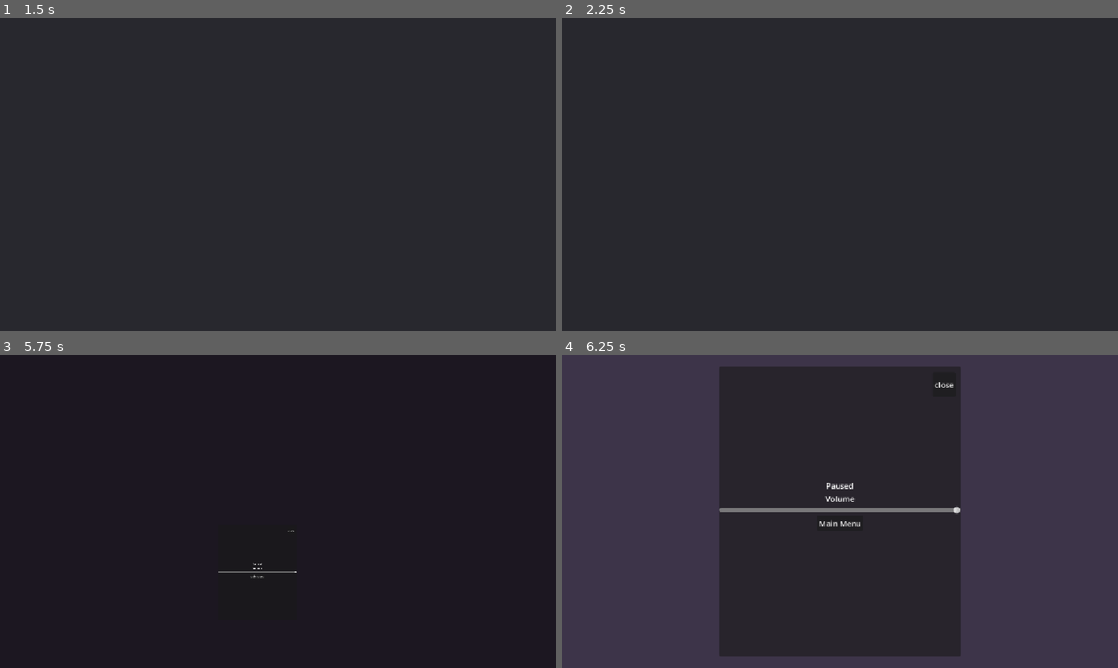
Above: before the commit, frames 1-4 (two rows, left to right).
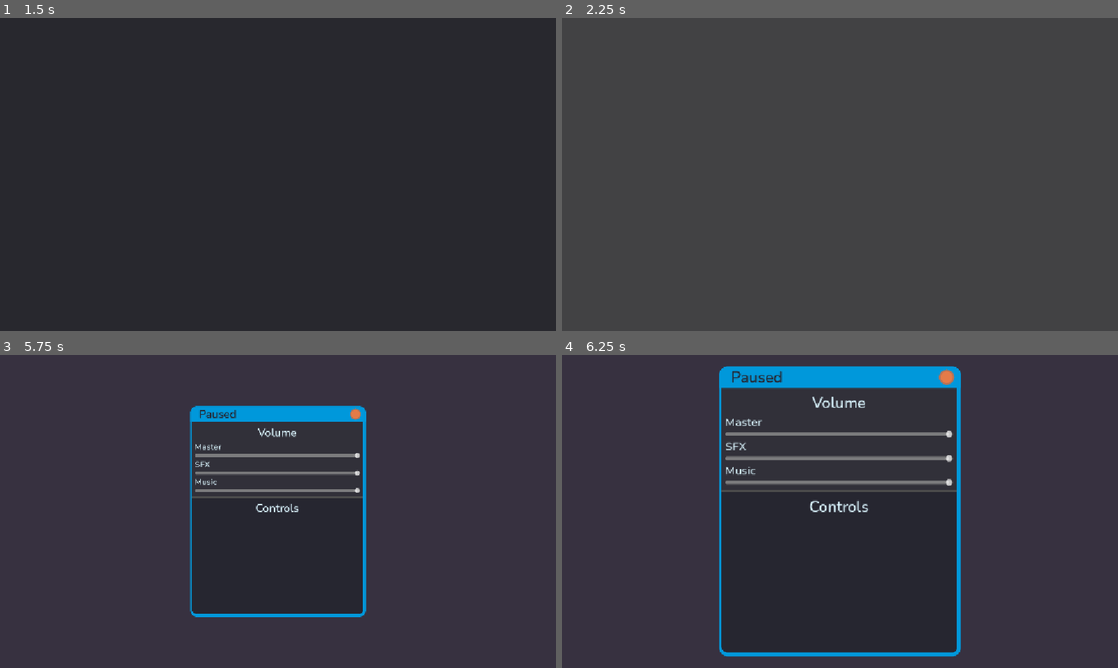
Above: after the commit, the same moments.

Repository: NotDurris/Godot-Game-Base
Game: Godot game, scene res://Levels/ScenesLogic/scene_switcher.tscn
The game is run twice, just before and just after one commit, with the same random seed, the same clock (stepped at 60 frames per second) and the same inputs.
Inputs (mouse positions are in pixels of both pictures, inside the frame that each line leads up to):
- Up to frame 1 (1.5 s): click "Start" at 0.5 s; click "Start" at 1.25 s
- Up to frame 2 (2.25 s): tap Enter at 2 s; move the mouse to (962, 158) at 2.02 s
- Up to frame 3 (5.75 s): tap Space at 2.75, 4.25 s; move the mouse to (166, 527) at 2.77 s; tap Enter at 3.5, 5 s; move the mouse to (333, 442) at 3.52 s; move the mouse to (250, 574) at 4.27 s; move the mouse to (444, 558) at 5.02 s; tap Escape (Pause) at 5.65 s
- Up to frame 4 (6.25 s): click (817, 577) at 5.75 s, where only the run before the commit has a clickable "Main Menu"

Frame 1 is identical in both runs. In frame 2, 100% of the frame differs, in the area x 0-100%, y 0-100%; in frame 3, 89%; in frame 4, 8.1%.
Error before the commit: Invalid assignment of property or key 'level' with value of type 'Node2D (Level)' on a base object of type 'null instance'. (res://Levels/ScenesLogic/scene_swi…

Commit message:
Adding Pause Menu Style
Creating a default style for the template
- adding a font
- populating the themes
- Creating Styleboxes

Diff:
--- /dev/null
+++ b/Assets/Themes/Buttons/close/button.tres
@@ -0,0 +1,13 @@
+[gd_resource type="StyleBoxFlat" format=3 uid="uid://bnm1kcs34crjn"]
+
+[resource]
+bg_color = Color(0.8929116, 0.4811769, 0.28394315, 1)
+border_width_left = 4
+border_width_top = 4
+border_width_right = 4
+border_width_bottom = 4
+border_color = Color(0.71, 0.45156002, 0.34080002, 1)
+corner_radius_top_left = 16
+corner_radius_top_right = 16
+corner_radius_bottom_right = 16
+corner_radius_bottom_left = 16
--- /dev/null
+++ b/Assets/Themes/Panels/entry_background.tres
@@ -0,0 +1,6 @@
+[gd_resource type="StyleBoxFlat" format=3 uid="uid://clkut08udphl"]
+
+[resource]
+bg_color = Color(0.35531357, 0.35531357, 0.35531345, 0.20392157)
+border_width_bottom = 4
+border_color = Color(0.29954743, 0.2995475, 0.29954726, 1)
--- /dev/null
+++ b/Assets/Themes/Panels/pause_panel.tres
@@ -0,0 +1,13 @@
+[gd_resource type="StyleBoxFlat" format=3 uid="uid://qcp3kjexcetq"]
+
+[resource]
+bg_color = Color(0.14959332, 0.14819999, 0.19, 1)
+border_width_left = 4
+border_width_top = 4
+border_width_right = 8
+border_width_bottom = 8
+border_color = Color(0, 0.59607846, 0.85882354, 1)
+corner_radius_top_left = 16
+corner_radius_top_right = 16
+corner_radius_bottom_right = 16
+corner_radius_bottom_left = 16
--- /dev/null
+++ b/Assets/Themes/Panels/title_bar_background.tres
@@ -0,0 +1,6 @@
+[gd_resource type="StyleBoxFlat" format=3 uid="uid://dqn7kpkgl3va5"]
+
+[resource]
+bg_color = Color(0, 0.59607846, 0.85882354, 1)
+corner_radius_top_left = 16
+corner_radius_top_right = 16
--- a/Assets/Themes/_UI/pausemenu.tres
+++ b/Assets/Themes/_UI/pausemenu.tres
@@ -1,3 +1,20 @@
 [gd_resource type="Theme" format=3 uid="uid://jf1feh0ph03d"]
 
+[ext_resource type="FontFile" uid="uid://wvdspsgmxewv" path="res://Assets/Fonts/Nunito-SemiBold.ttf" id="1_rqq18"]
+[ext_resource type="StyleBox" uid="uid://qcp3kjexcetq" path="res://Assets/Themes/Panels/pause_panel.tres" id="2_4k5no"]
+
+[sub_resource type="StyleBoxLine" id="StyleBoxLine_jyd14"]
+color = Color(0.323, 0.361, 0.38, 0.6862745)
+grow_begin = -4.0
+grow_end = -8.0
+thickness = 3
+
 [resource]
+Button/fonts/font = ExtResource("1_rqq18")
+HSeparator/constants/separation = 2
+HSeparator/styles/separator = SubResource("StyleBoxLine_jyd14")
+Label/colors/font_color = Color(0.8326371, 0.93274665, 0.9702223, 1)
+Label/font_sizes/font_size = 32
+Label/fonts/font = ExtResource("1_rqq18")
+Panel/styles/panel = ExtResource("2_4k5no")
+VBoxContainer/constants/separation = 0
--- a/Components/PauseMenu/PauseMenu.gd
+++ b/Components/PauseMenu/PauseMenu.gd
@@ -1,13 +1,17 @@
 class_name Pause_Menu
-extends Control
+extends CanvasLayer
 
-@export var pause_menu : Control
-@export var background : ColorRect
+@onready var pause_menu = $Contents
+@onready var background = $Background
 
 var paused = false
 
+var background_colour : Color
+
 func _ready() -> void:
 	hide()
+	pause_menu.pivot_offset = pause_menu.size * 0.5
+	background_colour = background.color
 
 func _process(_delta: float) -> void:
 	if Input.is_action_just_pressed("Pause"):
@@ -17,28 +21,26 @@
 			pause()
 
 func unpause():
-	AudioManager.play_sound("Bells")
+	AudioManager.play_sound("MenuClose")
 	get_tree().paused = false
-	print("unpause")
 	var tweener = create_tween()
 	tweener.set_trans(Tween.TRANS_CUBIC)
 	tweener.set_ease(Tween.EASE_IN)
 	tweener.set_parallel()
 	tweener.tween_property(pause_menu, "scale", Vector2.ZERO, 0.4)
-	tweener.tween_property(background, "color", Color("4e3e5e00"), 0.4)
+	tweener.tween_property(background, "color", Color("4e3e5e00"), 0.4).set_trans(Tween.TRANS_EXPO)
 	tweener.chain().tween_callback(hide)
 	paused = false
 
 func pause() -> void:
-	AudioManager.play_sound("Bells")
+	AudioManager.play_sound("MenuOpen")
 	get_tree().paused = true
 	show()
-	print("paused")
 	pause_menu.scale = Vector2.ZERO
 	var tweener = create_tween()
-	tweener.set_trans(Tween.TRANS_BOUNCE)
+	tweener.set_trans(Tween.TRANS_BACK)
 	tweener.set_ease(Tween.EASE_OUT)
 	tweener.set_parallel()
 	tweener.tween_property(pause_menu, "scale", Vector2.ONE, 0.4)
-	tweener.tween_property(background, "color", Color("4e3e5e8f"), 0.4)
+	tweener.tween_property(background, "color", background_colour, 0.4).set_trans(Tween.TRANS_EXPO)
 	paused = true
--- a/Components/PauseMenu/pause.tscn
+++ b/Components/PauseMenu/pause.tscn
@@ -2,67 +2,77 @@
 
 [ext_resource type="Theme" uid="uid://jf1feh0ph03d" path="res://Assets/Themes/_UI/pausemenu.tres" id="1_k75rr"]
 [ext_resource type="Script" uid="uid://ek8fecbfsp5q" path="res://Components/PauseMenu/PauseMenu.gd" id="2_s0op3"]
+[ext_resource type="StyleBox" uid="uid://dqn7kpkgl3va5" path="res://Assets/Themes/Panels/title_bar_background.tres" id="3_bsnf7"]
+[ext_resource type="StyleBox" uid="uid://clkut08udphl" path="res://Assets/Themes/Panels/entry_background.tres" id="4_xdqja"]
 [ext_resource type="Script" uid="uid://dwho0ustv05kx" path="res://Components/PauseMenu/VolumeControl.gd" id="6_18ydo"]
-[ext_resource type="Script" uid="uid://ckrvxjhw0mqio" path="res://Components/Buttons/MainMenuButton.gd" id="7_3o2jm"]
+[ext_resource type="StyleBox" uid="uid://bnm1kcs34crjn" path="res://Assets/Themes/Buttons/close/button.tres" id="6_xdqja"]
 [ext_resource type="PackedScene" uid="uid://ceb1ctsskiko1" path="res://Components/Buttons/button_effects_handler.tscn" id="8_t0lob"]
+
+[sub_resource type="StyleBoxFlat" id="StyleBoxFlat_no1bt"]
+bg_color = Color(0.26, 0.26, 0.26, 0)
 
 [node name="Pause" type="CanvasLayer" unique_id=196515667]
 layer = 10
+script = ExtResource("2_s0op3")
 
-[node name="PauseMenu" type="Control" parent="." unique_id=1922509430 node_paths=PackedStringArray("pause_menu", "background") groups=["PauseMenu"]]
-process_mode = 3
-z_index = 100
-layout_mode = 3
+[node name="Background" type="ColorRect" parent="." unique_id=1348137635]
 anchors_preset = 15
 anchor_right = 1.0
 anchor_bottom = 1.0
 grow_horizontal = 2
 grow_vertical = 2
+mouse_filter = 1
+color = Color(0.1254902, 0.08235294, 0.2, 0.49019608)
+
+[node name="Contents" type="CenterContainer" parent="." unique_id=1818186188]
+anchors_preset = 15
+anchor_right = 1.0
+anchor_bottom = 1.0
+grow_horizontal = 2
+grow_vertical = 2
+pivot_offset = Vector2(512, 512)
 theme = ExtResource("1_k75rr")
-script = ExtResource("2_s0op3")
-pause_menu = NodePath("CenterContainer")
-background = NodePath("Background")
 
-[node name="Background" type="ColorRect" parent="PauseMenu" unique_id=1348137635]
+[node name="PauseTile" type="Panel" parent="Contents" unique_id=565121132]
+custom_minimum_size = Vector2(500, 600)
+layout_mode = 2
+mouse_filter = 1
+
+[node name="VerticalContainer" type="VBoxContainer" parent="Contents/PauseTile" unique_id=513023568]
 layout_mode = 1
 anchors_preset = 15
 anchor_right = 1.0
 anchor_bottom = 1.0
 grow_horizontal = 2
 grow_vertical = 2
-mouse_filter = 1
-color = Color(0, 0, 0, 1)
 
-[node name="CenterContainer" type="CenterContainer" parent="PauseMenu" unique_id=1818186188]
-layout_mode = 1
-anchors_preset = 15
-anchor_right = 1.0
-anchor_bottom = 1.0
-grow_horizontal = 2
-grow_vertical = 2
-pivot_offset = Vector2(512, 512)
-
-[node name="PauseTile" type="Panel" parent="PauseMenu/CenterContainer" unique_id=565121132]
-custom_minimum_size = Vector2(500, 600)
+[node name="MenuTitleBar" type="Label" parent="Contents/PauseTile/VerticalContainer" unique_id=767643592]
 layout_mode = 2
-mouse_filter = 1
-
-[node name="VBoxContainer2" type="VBoxContainer" parent="PauseMenu/CenterContainer/PauseTile" unique_id=513023568]
-layout_mode = 1
-anchors_preset = 15
-anchor_right = 1.0
-anchor_bottom = 1.0
-grow_horizontal = 2
-grow_vertical = 2
-alignment = 1
-
-[node name="Title" type="Label" parent="PauseMenu/CenterContainer/PauseTile/VBoxContainer2" unique_id=767643592]
-layout_mode = 2
-text = "Paused"
-horizontal_alignment = 1
+theme_override_colors/font_color = Color(0.14901961, 0.14901961, 0.1882353, 1)
+theme_override_styles/normal = ExtResource("3_bsnf7")
+text = "   Paused"
 vertical_alignment = 1
 
-[node name="VolumeLabel" type="Label" parent="PauseMenu/CenterContainer/PauseTile/VBoxContainer2" unique_id=1211625264]
+[node name="VolumeEntry" type="MarginContainer" parent="Contents/PauseTile/VerticalContainer" unique_id=2116981649]
+layout_mode = 2
+theme_override_constants/margin_left = 4
+theme_override_constants/margin_right = 8
+
+[node name="PanelContainer" type="PanelContainer" parent="Contents/PauseTile/VerticalContainer/VolumeEntry" unique_id=540167108]
+layout_mode = 2
+theme_override_styles/panel = ExtResource("4_xdqja")
+
+[node name="MarginContainer" type="MarginContainer" parent="Contents/PauseTile/VerticalContainer/VolumeEntry/PanelContainer" unique_id=1533502907]
+layout_mode = 2
+theme_override_constants/margin_left = 8
+theme_override_constants/margin_top = 8
+theme_override_constants/margin_right = 8
+theme_override_constants/margin_bottom = 8
+
+[node name="VBoxContainer" type="VBoxContainer" parent="Contents/PauseTile/VerticalContainer/VolumeEntry/PanelContainer/MarginContainer" unique_id=335755929]
+layout_mode = 2
+
+[node name="VolumeTitle" type="Label" parent="Contents/PauseTile/VerticalContainer/VolumeEntry/PanelContainer/MarginContainer/VBoxContainer" unique_id=1211625264]
 custom_minimum_size = Vector2(400, 0)
 layout_mode = 2
 text = "Volume"
@@ -70,7 +80,15 @@
 vertical_alignment = 1
 autowrap_mode = 3
 
-[node name="HSlider" type="HSlider" parent="PauseMenu/CenterContainer/PauseTile/VBoxContainer2" unique_id=1485538004]
+[node name="MasterVolumeLabel" type="Label" parent="Contents/PauseTile/VerticalContainer/VolumeEntry/PanelContainer/MarginContainer/VBoxContainer" unique_id=1345287624]
+custom_minimum_size = Vector2(400, 0)
+layout_mode = 2
+theme_override_font_sizes/font_size = 24
+text = "Master"
+vertical_alignment = 1
+autowrap_mode = 3
+
+[node name="MasterVolumeSlider" type="HSlider" parent="Contents/PauseTile/VerticalContainer/VolumeEntry/PanelContainer/MarginContainer/VBoxContainer" unique_id=1485538004]
 custom_minimum_size = Vector2(300, 0)
 layout_mode = 2
 max_value = 1.0
@@ -78,33 +96,78 @@
 script = ExtResource("6_18ydo")
 bus_name = "Master"
 
-[node name="HBoxContainer6" type="HBoxContainer" parent="PauseMenu/CenterContainer/PauseTile/VBoxContainer2" unique_id=1830974946]
+[node name="SFXVolumeLabel" type="Label" parent="Contents/PauseTile/VerticalContainer/VolumeEntry/PanelContainer/MarginContainer/VBoxContainer" unique_id=1733145450]
+custom_minimum_size = Vector2(400, 0)
 layout_mode = 2
-alignment = 1
+theme_override_font_sizes/font_size = 24
+text = "SFX"
+vertical_alignment = 1
+autowrap_mode = 3
 
-[node name="Button" type="Button" parent="PauseMenu/CenterContainer/PauseTile/VBoxContainer2/HBoxContainer6" unique_id=553421]
+[node name="SFXVolumeSlider" type="HSlider" parent="Contents/PauseTile/VerticalContainer/VolumeEntry/PanelContainer/MarginContainer/VBoxContainer" unique_id=1447480815]
+custom_minimum_size = Vector2(300, 0)
 layout_mode = 2
-text = "Main Menu"
-script = ExtResource("7_3o2jm")
-target_level = "MainMenu"
+max_value = 1.0
+step = 0.001
+script = ExtResource("6_18ydo")
+bus_name = "SFX"
 
-[node name="ButtonEffectsHandler" parent="PauseMenu/CenterContainer/PauseTile/VBoxContainer2/HBoxContainer6/Button" unique_id=492758681 instance=ExtResource("8_t0lob")]
+[node name="MusicVolumeLabel" type="Label" parent="Contents/PauseTile/VerticalContainer/VolumeEntry/PanelContainer/MarginContainer/VBoxContainer" unique_id=1709238188]
+custom_minimum_size = Vector2(400, 0)
+layout_mode = 2
+theme_override_font_sizes/font_size = 24
+text = "Music"
+vertical_alignment = 1
+autowrap_mode = 3
 
-[node name="Control" type="Control" parent="PauseMenu/CenterContainer/PauseTile/VBoxContainer2" unique_id=1574671800]
-custom_minimum_size = Vector2(0, 20)
+[node name="MusicVolumeSlider" type="HSlider" parent="Contents/PauseTile/VerticalContainer/VolumeEntry/PanelContainer/MarginContainer/VBoxContainer" unique_id=873713756]
+custom_minimum_size = Vector2(300, 0)
+layout_mode = 2
+max_value = 1.0
+step = 0.001
+script = ExtResource("6_18ydo")
+bus_name = "Music"
+
+[node name="Controls" type="MarginContainer" parent="Contents/PauseTile/VerticalContainer" unique_id=1702823037]
+layout_mode = 2
+theme_override_constants/margin_left = 4
+theme_override_constants/margin_right = 8
+
+[node name="PanelContainer" type="PanelContainer" parent="Contents/PauseTile/VerticalContainer/Controls" unique_id=173442264]
+layout_mode = 2
+theme_override_styles/panel = SubResource("StyleBoxFlat_no1bt")
+
+[node name="MarginContainer" type="MarginContainer" parent="Contents/PauseTile/VerticalContainer/Controls/PanelContainer" unique_id=140582057]
+layout_mode = 2
+theme_override_constants/margin_left = 8
+theme_override_constants/margin_top = 8
+theme_override_constants/margin_right = 8
+theme_override_constants/margin_bottom = 8
+
+[node name="VBoxContainer" type="VBoxContainer" parent="Contents/PauseTile/VerticalContainer/Controls/PanelContainer/MarginContainer" unique_id=1969448971]
 layout_mode = 2
 
-[node name="Exit" type="Button" parent="PauseMenu/CenterContainer/PauseTile" unique_id=1736560936]
+[node name="Controls" type="Label" parent="Contents/PauseTile/VerticalContainer/Controls/PanelContainer/MarginContainer/VBoxContainer" unique_id=1662186914]
+custom_minimum_size = Vector2(400, 0)
+layout_mode = 2
+text = "Controls"
+horizontal_alignment = 1
+vertical_alignment = 1
+autowrap_mode = 3
+
+[node name="CloseButton" type="Button" parent="Contents/PauseTile" unique_id=1736560936]
 layout_mode = 0
-offset_left = 442.0
-offset_top = 12.0
-offset_right = 489.0
-offset_bottom = 63.0
+offset_left = 455.0
+offset_top = 6.0
+offset_right = 487.0
+offset_bottom = 38.0
 pivot_offset = Vector2(23.5, 25.5)
-text = "close"
+theme_override_styles/normal = ExtResource("6_xdqja")
+theme_override_styles/pressed = ExtResource("6_xdqja")
+theme_override_styles/hover = ExtResource("6_xdqja")
+theme_override_styles/disabled = ExtResource("6_xdqja")
+theme_override_styles/focus = ExtResource("6_xdqja")
 
-[node name="ButtonEffectsHandler" parent="PauseMenu/CenterContainer/PauseTile/Exit" unique_id=1055651236 instance=ExtResource("8_t0lob")]
+[node name="ButtonEffectsHandler" parent="Contents/PauseTile/CloseButton" unique_id=1055651236 instance=ExtResource("8_t0lob")]
 
-[connection signal="pressed" from="PauseMenu/CenterContainer/PauseTile/VBoxContainer2/HBoxContainer6/Button" to="PauseMenu" method="unpause"]
-[connection signal="pressed" from="PauseMenu/CenterContainer/PauseTile/VBoxContainer2/HBoxContainer6/Button" to="PauseMenu/CenterContainer/PauseTile/VBoxContainer2/HBoxContainer6/Button" method="ChangeLevel"]
-[connection signal="pressed" from="PauseMenu/CenterContainer/PauseTile/Exit" to="PauseMenu" method="unpause"]
+[connection signal="pressed" from="Contents/PauseTile/CloseButton" to="." method="unpause"]
--- a/Levels/ScenesLogic/scene_switcher.gd
+++ b/Levels/ScenesLogic/scene_switcher.gd
@@ -2,7 +2,6 @@
 
 @export var current_level : Level
 @onready var anim : AnimationPlayer = $AnimationPlayer
-@export var menu_button : MenuBtn
 
 var next_level : Level = null
 
@@ -31,14 +30,12 @@
 			current_level.Cleanup()
 			add_child(next_level)
 			current_level = next_level
-			menu_button.level = current_level
 			next_level = null
 			anim.play("transition_in")
 		"cat_out":
 			current_level.Cleanup()
 			add_child(next_level)
 			current_level = next_level
-			menu_button.level = current_level
 			next_level = null
 			anim.play("transition_in")
 		"transition_in":
--- a/Levels/ScenesLogic/scene_switcher.tscn
+++ b/Levels/ScenesLogic/scene_switcher.tscn
@@ -146,19 +146,18 @@
 &"transition_out": SubResource("Animation_30ugf")
 }
 
-[node name="SceneSwitcher" type="Node" node_paths=PackedStringArray("current_level", "menu_button")]
+[node name="SceneSwitcher" type="Node" unique_id=870037541 node_paths=PackedStringArray("current_level")]
 process_mode = 3
 script = ExtResource("1_cq6vg")
 current_level = NodePath("MainMenu")
-menu_button = NodePath("")
 
-[node name="Pause" parent="." instance=ExtResource("2_m1eww")]
+[node name="Pause" parent="." unique_id=597564349 instance=ExtResource("2_m1eww")]
 
-[node name="MainMenu" parent="." instance=ExtResource("2_kmwfx")]
+[node name="MainMenu" parent="." unique_id=389131688 instance=ExtResource("2_kmwfx")]
 
-[node name="Transition" type="CanvasLayer" parent="."]
+[node name="Transition" type="CanvasLayer" parent="." unique_id=719102643]
 
-[node name="Overlay" type="ColorRect" parent="Transition"]
+[node name="Overlay" type="ColorRect" parent="Transition" unique_id=2020237204]
 material = SubResource("ShaderMaterial_jij0e")
 anchors_preset = 15
 anchor_right = 1.0
@@ -168,10 +167,8 @@
 mouse_filter = 2
 color = Color(0.156863, 0.156863, 0.180392, 1)
 
-[node name="AnimationPlayer" type="AnimationPlayer" parent="."]
+[node name="AnimationPlayer" type="AnimationPlayer" parent="." unique_id=1148210590]
 process_mode = 3
-libraries = {
-&"": SubResource("AnimationLibrary_1r10h")
-}
+libraries/ = SubResource("AnimationLibrary_1r10h")
 
 [connection signal="animation_finished" from="AnimationPlayer" to="." method="_on_animation_player_animation_finished"]
--- /dev/null
+++ b/default_bus_layout.tres
@@ -0,0 +1,15 @@
+[gd_resource type="AudioBusLayout" format=3 uid="uid://bjdurj1gm67bn"]
+
+[resource]
+bus/1/name = &"SFX"
+bus/1/solo = false
+bus/1/mute = false
+bus/1/bypass_fx = false
+bus/1/volume_db = 0.0
+bus/1/send = &"Master"
+bus/2/name = &"Music"
+bus/2/solo = false
+bus/2/mute = false
+bus/2/bypass_fx = false
+bus/2/volume_db = 0.0
+bus/2/send = &"Master"
--- a/project.godot
+++ b/project.godot
@@ -17,6 +17,10 @@
 config/name="GameTemplate"
 run/main_scene="res://Levels/ScenesLogic/scene_switcher.tscn"
 config/features=PackedStringArray("4.6", "GL Compatibility")
+
+[audio]
+
+buses/default_bus_layout="uid://bjdurj1gm67bn"
 
 [autoload]
 
Binary file added: Assets/Fonts/Nunito-SemiBold.ttf
Not shown, added: Assets/Fonts/Nunito-SemiBold.ttf.import
Binary file added: Assets/Fonts/Nunito-VariableFont_wght.ttf
Not shown, added: Assets/Fonts/Nunito-VariableFont_wght.ttf.import
Not shown: 1 places in Levels/ScenesLogic/scene_switcher.tscn that only renumber resources
